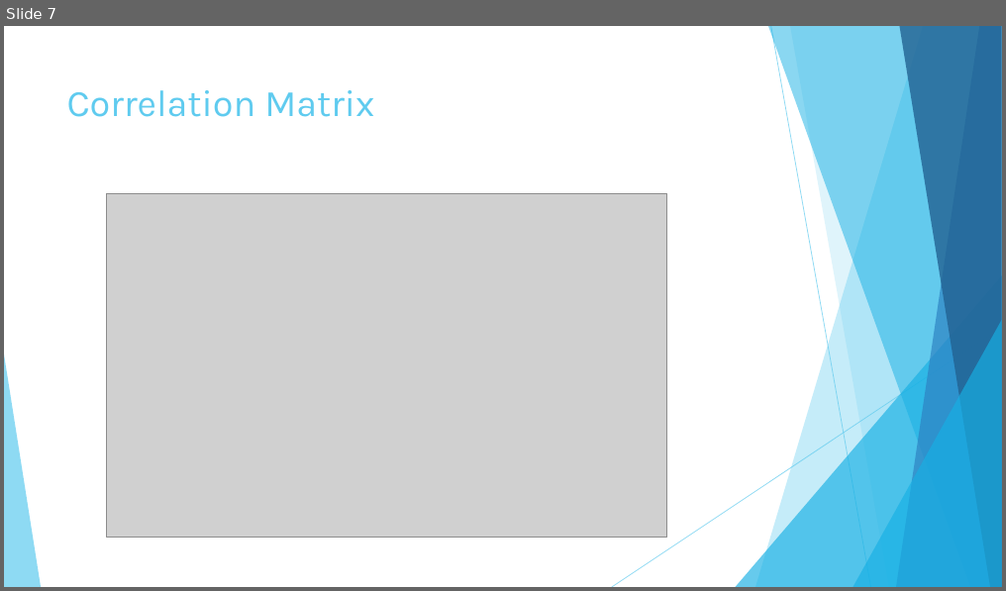
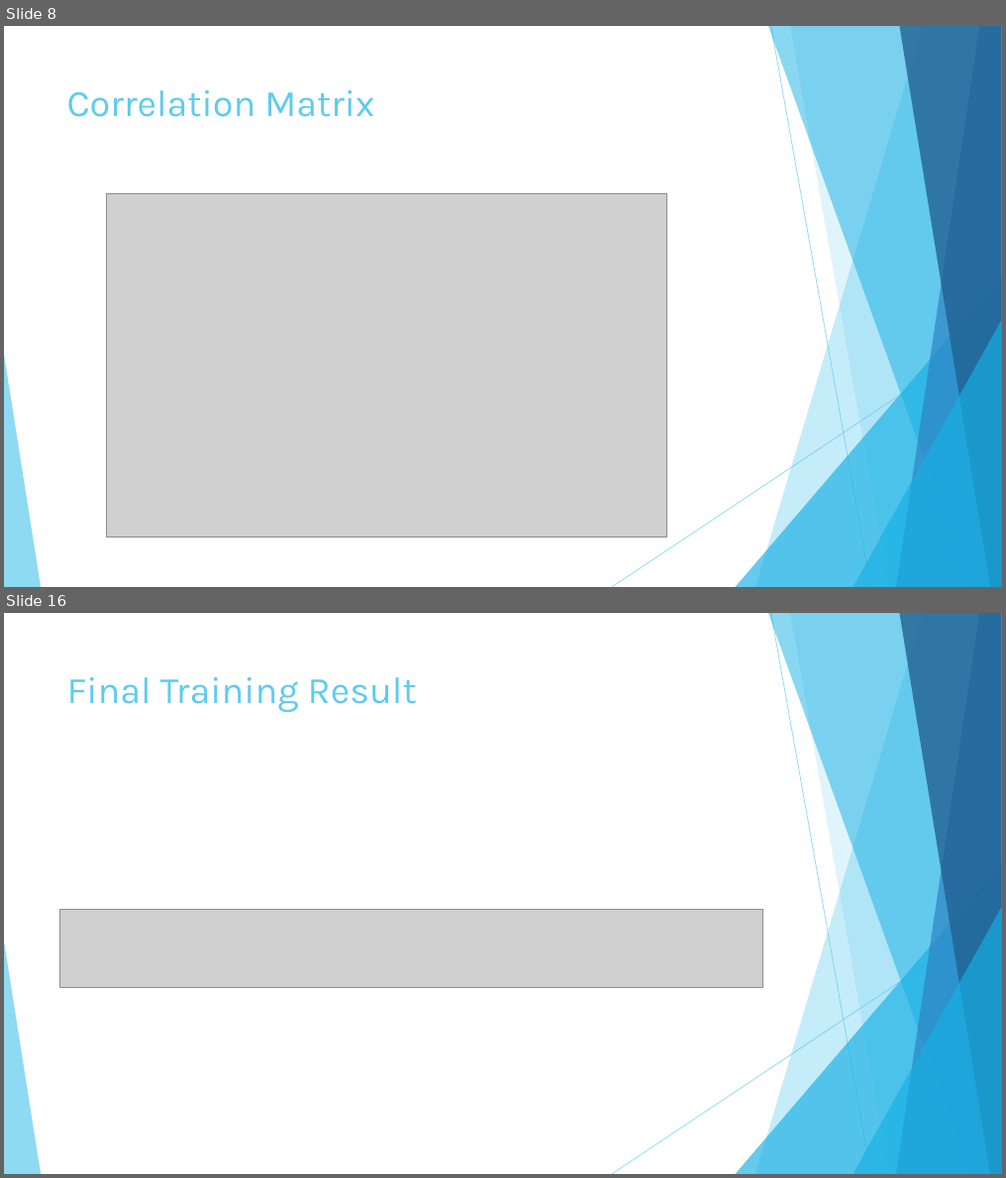
Before and after one commit to chandratop/IDS-Project, a slide deck: IDS Project – Adult Dataset.pptx. Shown one above the other, each under a label of ours: slide 7 before the commit, slides 8 and 16 after it; the slides between them are not shown. The pictures are 1006x591 and 1006x1178 pixels, drawn with LibreOffice and Linux fonts; fonts in the diff are those of the drawing; grey boxes stand for pictures. Boxes give left, top, right and bottom in pixels: in the first picture for what was removed or moved away, otherwise in the second. Text is boxed around its words. In the diff, an @@ line names an element or a change of style, - is before the commit and + after.

```diff
--- a/IDS Project – Adult Dataset.pptx
+++ b/IDS Project – Adult Dataset.pptx
@@ slide 16 added at <box>4,613,1002,1174</box>, background #FFFFFF; not listed: 10 template elements that a slide beside it also shows @@
@@ title added at <box>67,677,417,713</box>, 36 pt, text #5FCBEF @@
+Final Training Result
@@ picture added at <box>60,909,762,987</box> @@
@@ what was slide 7 is now slide 8 @@
```
Also in this commit, not shown: 8 other slides added, 1 slide removed.
